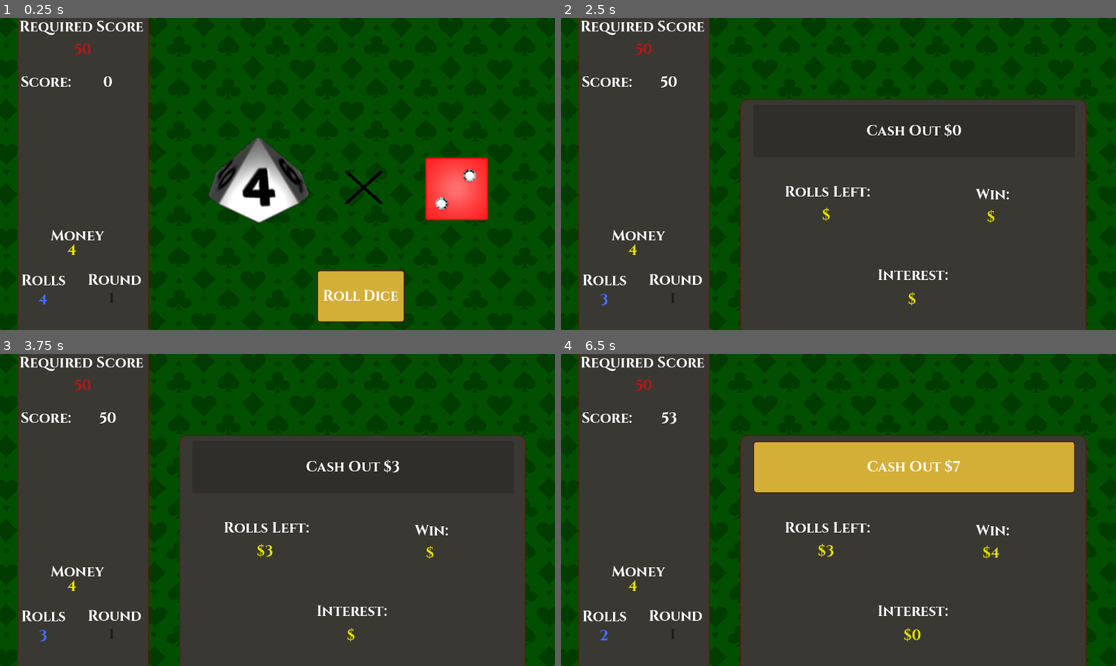
Above: before the commit, frames 1-4 (two rows, left to right).
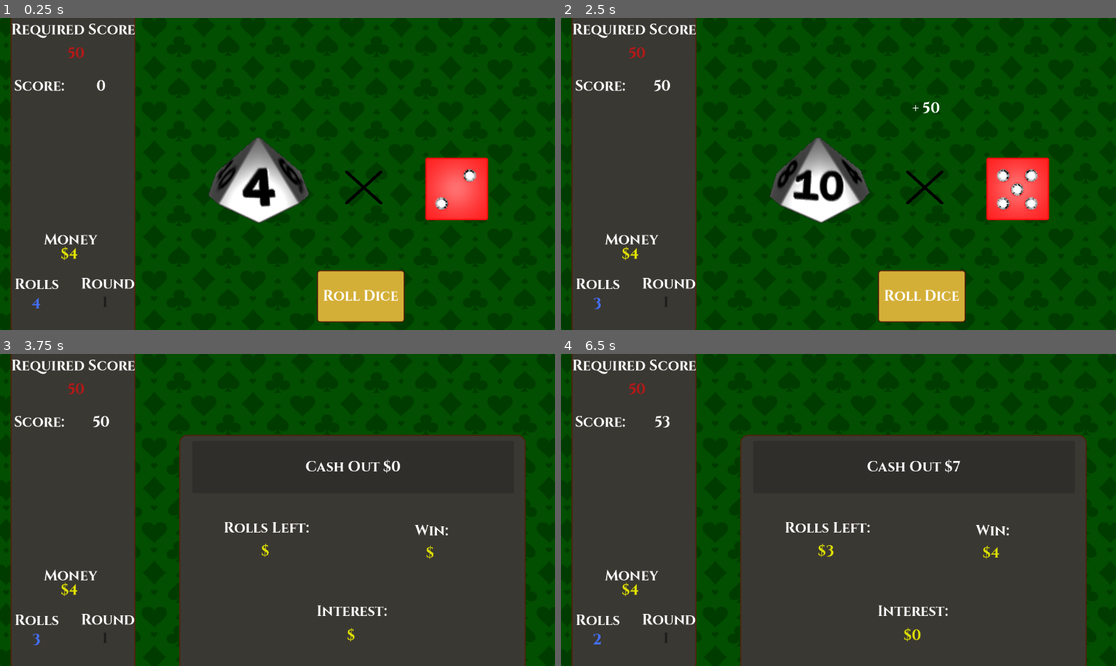
Above: after the commit, the same moments.

Repository: JacksonPearce21/Diceon
Game: Godot game, scene res://Scenes/main_game.tscn
The game is run twice, just before and just after one commit, with the same random seed, the same clock (stepped at 60 frames per second) and the same inputs.
Inputs (mouse positions are in pixels of both pictures, inside the frame that each line leads up to):
- Up to frame 1 (0.25 s): no input
- Up to frame 2 (2.5 s): click "Roll Dice" at 0.5 s
- Up to frame 3 (3.75 s): click (360, 631) at 2.75 s, where only the run before the commit has a clickable "Roll Dice"; click "Roll Dice" at 3.5 s
- Up to frame 4 (6.5 s): tap Enter at 4.25 s; tap Space at 5.75 s

The runs differ from the first frame. In frame 1, 5.6% of the frame differs, in the area x 1-27%, y 0-100%; in frame 2, 51%, in the area x 1-95%, y 0-100%; in frame 3, 6.0%; in frame 4, 15%.

Commit message:
Sidebar moved to new scene

Diff:
--- a/Scenes/eor_popup.tscn
+++ b/Scenes/eor_popup.tscn
@@ -3,24 +3,9 @@
 [ext_resource type="FontFile" uid="uid://wjtial1f50wv" path="res://Assets/Cinzel-Bold.ttf" id="1_2e1hu"]
 [ext_resource type="Script" uid="uid://cr1omxfymrqbh" path="res://Scripts/eor_popup.gd" id="1_dayh2"]
 [ext_resource type="StyleBox" uid="uid://25f06d3wx5kb" path="res://Assets/Button_style_box.tres" id="2_dayh2"]
+[ext_resource type="StyleBox" uid="uid://cd3gq3x358a4d" path="res://UI/MenuStyleBox.tres" id="2_fpj8r"]
 [ext_resource type="StyleBox" uid="uid://cn5k1t1mloygf" path="res://Assets/Button_style_pressed.tres" id="3_fpj8r"]
 [ext_resource type="StyleBox" uid="uid://bpxwbwsgjuesr" path="res://Assets/Button_style_hoverd.tres" id="4_ewfj4"]
-
-[sub_resource type="StyleBoxFlat" id="StyleBoxFlat_qqavu"]
-content_margin_left = 8.0
-content_margin_top = 8.0
-content_margin_right = 8.0
-content_margin_bottom = 8.0
-bg_color = Color(0.229034, 0.218601, 0.198045, 1)
-border_width_left = 2
-border_width_top = 2
-border_width_right = 2
-border_width_bottom = 2
-border_color = Color(0.328983, 0.121017, 0.0474698, 1)
-corner_radius_top_left = 16
-corner_radius_top_right = 16
-corner_radius_bottom_right = 16
-corner_radius_bottom_left = 16
 
 [node name="EOR_popup" type="Node2D"]
 script = ExtResource("1_dayh2")
@@ -30,7 +15,7 @@
 offset_top = 111.0
 offset_right = 912.0
 offset_bottom = 658.0
-theme_override_styles/panel = SubResource("StyleBoxFlat_qqavu")
+theme_override_styles/panel = ExtResource("2_fpj8r")
 
 [node name="Win_text" type="Label" parent="Pop-up"]
 layout_mode = 2
--- a/Scenes/main_game.tscn
+++ b/Scenes/main_game.tscn
@@ -4,28 +4,13 @@
 [ext_resource type="PackedScene" uid="uid://o01oo036vh67" path="res://Scenes/int_dice.tscn" id="1_pu3va"]
 [ext_resource type="PackedScene" uid="uid://bpixuutkjt0je" path="res://Scenes/mult_dice.tscn" id="2_0e3vx"]
 [ext_resource type="Texture2D" uid="uid://daxvji2c3lmw8" path="res://Assets/10081437.jpg" id="2_6j5ir"]
+[ext_resource type="PackedScene" uid="uid://dly6ums2vd1lr" path="res://Scenes/side_bar.tscn" id="3_0xqxu"]
 [ext_resource type="FontFile" uid="uid://wjtial1f50wv" path="res://Assets/Cinzel-Bold.ttf" id="4_18r40"]
 [ext_resource type="StyleBox" uid="uid://25f06d3wx5kb" path="res://Assets/Button_style_box.tres" id="5_6y7pd"]
 [ext_resource type="Texture2D" uid="uid://dkqgtce5dbq8m" path="res://Assets/Multiplication_Sign.svg.png" id="5_mgc0q"]
 [ext_resource type="StyleBox" uid="uid://cn5k1t1mloygf" path="res://Assets/Button_style_pressed.tres" id="6_73nn6"]
 [ext_resource type="StyleBox" uid="uid://bpxwbwsgjuesr" path="res://Assets/Button_style_hoverd.tres" id="7_r0mdn"]
 [ext_resource type="PackedScene" uid="uid://c5am5xdlwbbvv" path="res://Scenes/eor_popup.tscn" id="10_r0mdn"]
-
-[sub_resource type="StyleBoxFlat" id="StyleBoxFlat_mgc0q"]
-content_margin_left = 8.0
-content_margin_top = 8.0
-content_margin_right = 8.0
-content_margin_bottom = 8.0
-bg_color = Color(0.229034, 0.218601, 0.198045, 1)
-border_width_left = 2
-border_width_top = 2
-border_width_right = 2
-border_width_bottom = 2
-border_color = Color(0.328983, 0.121017, 0.0474698, 1)
-corner_radius_top_left = 16
-corner_radius_top_right = 16
-corner_radius_bottom_right = 16
-corner_radius_bottom_left = 16
 
 [node name="main_game" type="Node2D"]
 script = ExtResource("1_0e3vx")
@@ -38,139 +23,8 @@
 scale = Vector2(0.384333, 0.329)
 texture = ExtResource("2_6j5ir")
 
-[node name="Control" type="Control" parent="."]
-layout_mode = 3
-anchors_preset = 0
-offset_left = 42.0
-offset_top = 13.0
-offset_right = 256.0
-offset_bottom = 647.0
-
-[node name="SideBar" type="Panel" parent="Control"]
-layout_mode = 0
-offset_left = -6.0
-offset_top = -34.0
-offset_right = 267.0
-offset_bottom = 649.0
-theme_override_styles/panel = SubResource("StyleBoxFlat_mgc0q")
-
-[node name="Required_score_text" type="Label" parent="Control/SideBar"]
-layout_mode = 2
-offset_left = 4.0
-offset_top = 19.0
-offset_right = 262.0
-offset_bottom = 61.0
-theme_override_colors/font_color = Color(1, 1, 1, 1)
-theme_override_fonts/font = ExtResource("4_18r40")
-theme_override_font_sizes/font_size = 30
-text = "Required Score"
-horizontal_alignment = 1
-
-[node name="Required_score" type="Label" parent="Control/SideBar"]
-layout_mode = 2
-offset_left = 7.0
-offset_top = 66.0
-offset_right = 265.0
-offset_bottom = 108.0
-theme_override_colors/font_color = Color(0.713318, 0.0955569, 0.096511, 1)
-theme_override_fonts/font = ExtResource("4_18r40")
-theme_override_font_sizes/font_size = 30
-text = "50"
-horizontal_alignment = 1
-
-[node name="Score_text" type="Label" parent="Control/SideBar"]
-layout_mode = 2
-offset_left = 7.0
-offset_top = 134.0
-offset_right = 112.0
-offset_bottom = 176.0
-theme_override_colors/font_color = Color(1, 1, 1, 1)
-theme_override_fonts/font = ExtResource("4_18r40")
-theme_override_font_sizes/font_size = 30
-text = "Score:"
-horizontal_alignment = 1
-
-[node name="Score" type="Label" parent="Control/SideBar"]
-layout_mode = 2
-offset_left = 110.0
-offset_top = 134.0
-offset_right = 267.0
-offset_bottom = 176.0
-theme_override_colors/font_color = Color(1, 1, 1, 1)
-theme_override_fonts/font = ExtResource("4_18r40")
-theme_override_font_sizes/font_size = 30
-text = "1"
-horizontal_alignment = 1
-
-[node name="Money_text" type="Label" parent="Control/SideBar"]
-layout_mode = 0
-offset_left = 69.0
-offset_top = 453.0
-offset_right = 180.0
-offset_bottom = 495.0
-theme_override_colors/font_color = Color(1, 1, 1, 1)
-theme_override_fonts/font = ExtResource("4_18r40")
-theme_override_font_sizes/font_size = 30
-text = "Money"
-
-[node name="Money" type="Label" parent="Control/SideBar"]
-layout_mode = 0
-offset_left = 104.0
-offset_top = 483.0
-offset_right = 144.0
-offset_bottom = 525.0
-theme_override_colors/font_color = Color(0.874404, 0.882812, 3.85046e-07, 1)
-theme_override_fonts/font = ExtResource("4_18r40")
-theme_override_font_sizes/font_size = 30
-text = "$4"
-
-[node name="Rolls_text" type="Label" parent="Control/SideBar"]
-layout_mode = 2
-offset_left = 8.0
-offset_top = 546.0
-offset_right = 101.0
-offset_bottom = 588.0
-theme_override_colors/font_color = Color(1, 1, 1, 1)
-theme_override_fonts/font = ExtResource("4_18r40")
-theme_override_font_sizes/font_size = 30
-text = "Rolls"
-horizontal_alignment = 1
-
-[node name="Rolls" type="Label" parent="Control/SideBar"]
-layout_mode = 2
-offset_left = 37.0
-offset_top = 586.0
-offset_right = 70.0
-offset_bottom = 628.0
-theme_override_colors/font_color = Color(0.266667, 0.443137, 1, 1)
-theme_override_fonts/font = ExtResource("4_18r40")
-theme_override_font_sizes/font_size = 30
-text = "5"
-horizontal_alignment = 1
-
-[node name="Round_num_text" type="Label" parent="Control/SideBar"]
-layout_mode = 2
-offset_left = 110.0
-offset_top = 545.0
-offset_right = 294.0
-offset_bottom = 587.0
-theme_override_colors/font_color = Color(1, 1, 1, 1)
-theme_override_fonts/font = ExtResource("4_18r40")
-theme_override_font_sizes/font_size = 30
-text = "Round"
-horizontal_alignment = 1
-
-[node name="Round_num" type="Label" parent="Control/SideBar"]
-layout_mode = 2
-offset_left = 67.0
-offset_top = 583.0
-offset_right = 325.0
-offset_bottom = 625.0
-theme_override_colors/font_color = Color(0.109804, 0.109804, 0.109804, 1)
-theme_override_fonts/font = ExtResource("4_18r40")
-theme_override_font_sizes/font_size = 30
-text = "1"
-horizontal_alignment = 1
+[node name="SideBar" parent="." instance=ExtResource("3_0xqxu")]
+position = Vector2(20, 0)
 
 [node name="CanvasLayer" type="CanvasLayer" parent="."]
 offset = Vector2(0, 50)
--- /dev/null
+++ b/Scenes/shop.gd
@@ -0,0 +1,14 @@
+extends Node2D
+
+
+func _ready():
+	GlobalManager.shopping = true
+	pass
+
+
+
+
+func _on_next_round_pressed() -> void:
+	get_tree().change_scene_to_file("res://Scenes/main_game.tscn")
+	GlobalManager.shopping = false
+	GlobalManager.next_round()
--- /dev/null
+++ b/Scenes/shop.tscn
@@ -0,0 +1,56 @@
+[gd_scene load_steps=9 format=3 uid="uid://bwmlfrx8gkuic"]
+
+[ext_resource type="Texture2D" uid="uid://daxvji2c3lmw8" path="res://Assets/10081437.jpg" id="1_a0mxf"]
+[ext_resource type="Script" uid="uid://dh5p4q0e85c4f" path="res://Scenes/shop.gd" id="1_s8dlv"]
+[ext_resource type="StyleBox" uid="uid://cd3gq3x358a4d" path="res://UI/MenuStyleBox.tres" id="2_ymrm4"]
+[ext_resource type="FontFile" uid="uid://wjtial1f50wv" path="res://Assets/Cinzel-Bold.ttf" id="3_s8dlv"]
+[ext_resource type="StyleBox" uid="uid://25f06d3wx5kb" path="res://Assets/Button_style_box.tres" id="4_tyrku"]
+[ext_resource type="StyleBox" uid="uid://cn5k1t1mloygf" path="res://Assets/Button_style_pressed.tres" id="5_5xp22"]
+[ext_resource type="StyleBox" uid="uid://bpxwbwsgjuesr" path="res://Assets/Button_style_hoverd.tres" id="6_ow1eo"]
+[ext_resource type="PackedScene" uid="uid://dly6ums2vd1lr" path="res://Scenes/side_bar.tscn" id="7_k6pkm"]
+
+[node name="Shop" type="Node2D"]
+script = ExtResource("1_s8dlv")
+
+[node name="Backround" type="Sprite2D" parent="."]
+position = Vector2(576.5, 320)
+scale = Vector2(0.384333, 0.329)
+texture = ExtResource("1_a0mxf")
+
+[node name="shopping" type="Panel" parent="."]
+offset_left = 313.0
+offset_top = 150.0
+offset_right = 1139.0
+offset_bottom = 654.0
+theme_override_styles/panel = ExtResource("2_ymrm4")
+
+[node name="Next_round" type="Button" parent="shopping"]
+layout_mode = 0
+offset_left = 27.0
+offset_top = 22.0
+offset_right = 237.0
+offset_bottom = 130.0
+theme_override_colors/font_disabled_color = Color(1, 1, 1, 1)
+theme_override_colors/font_hover_pressed_color = Color(1, 1, 1, 1)
+theme_override_colors/font_hover_color = Color(1, 1, 1, 1)
+theme_override_colors/font_outline_color = Color(1, 1, 1, 1)
+theme_override_colors/font_color = Color(1, 1, 1, 1)
+theme_override_colors/font_focus_color = Color(1, 1, 1, 1)
+theme_override_colors/font_pressed_color = Color(1, 1, 1, 1)
+theme_override_fonts/font = ExtResource("3_s8dlv")
+theme_override_font_sizes/font_size = 30
+theme_override_styles/focus = ExtResource("4_tyrku")
+theme_override_styles/hover_pressed_mirrored = ExtResource("5_5xp22")
+theme_override_styles/hover_pressed = ExtResource("5_5xp22")
+theme_override_styles/hover_mirrored = ExtResource("6_ow1eo")
+theme_override_styles/hover = ExtResource("6_ow1eo")
+theme_override_styles/pressed_mirrored = ExtResource("5_5xp22")
+theme_override_styles/pressed = ExtResource("5_5xp22")
+theme_override_styles/normal_mirrored = ExtResource("4_tyrku")
+theme_override_styles/normal = ExtResource("4_tyrku")
+text = "Next Round"
+
+[node name="SideBar" parent="." instance=ExtResource("7_k6pkm")]
+position = Vector2(20, 0)
+
+[connection signal="pressed" from="shopping/Next_round" to="." method="_on_next_round_pressed"]
--- /dev/null
+++ b/Scenes/side_bar.tscn
@@ -0,0 +1,131 @@
+[gd_scene load_steps=3 format=3 uid="uid://dly6ums2vd1lr"]
+
+[ext_resource type="FontFile" uid="uid://wjtial1f50wv" path="res://Assets/Cinzel-Bold.ttf" id="1_3mm4w"]
+[ext_resource type="StyleBox" uid="uid://cd3gq3x358a4d" path="res://UI/MenuStyleBox.tres" id="1_4fv1s"]
+
+[node name="SideBar" type="Node2D"]
+
+[node name="SideBar" type="Panel" parent="."]
+offset_left = 2.0
+offset_top = -13.0
+offset_right = 261.0
+offset_bottom = 660.0
+theme_override_styles/panel = ExtResource("1_4fv1s")
+
+[node name="Required_score_text" type="Label" parent="SideBar"]
+layout_mode = 2
+offset_left = 1.0
+offset_top = 17.0
+offset_right = 259.0
+offset_bottom = 59.0
+theme_override_colors/font_color = Color(1, 1, 1, 1)
+theme_override_fonts/font = ExtResource("1_3mm4w")
+theme_override_font_sizes/font_size = 30
+text = "Required Score"
+horizontal_alignment = 1
+
+[node name="Required_score" type="Label" parent="SideBar"]
+layout_mode = 2
+offset_left = 7.0
+offset_top = 66.0
+offset_right = 265.0
+offset_bottom = 108.0
+theme_override_colors/font_color = Color(0.713318, 0.0955569, 0.096511, 1)
+theme_override_fonts/font = ExtResource("1_3mm4w")
+theme_override_font_sizes/font_size = 30
+text = "50"
+horizontal_alignment = 1
+
+[node name="Score_text" type="Label" parent="SideBar"]
+layout_mode = 2
+offset_left = 7.0
+offset_top = 134.0
+offset_right = 112.0
+offset_bottom = 176.0
+theme_override_colors/font_color = Color(1, 1, 1, 1)
+theme_override_fonts/font = ExtResource("1_3mm4w")
+theme_override_font_sizes/font_size = 30
+text = "Score:"
+horizontal_alignment = 1
+
+[node name="Score" type="Label" parent="SideBar"]
+layout_mode = 2
+offset_left = 110.0
+offset_top = 134.0
+offset_right = 267.0
+offset_bottom = 176.0
+theme_override_colors/font_color = Color(1, 1, 1, 1)
+theme_override_fonts/font = ExtResource("1_3mm4w")
+theme_override_font_sizes/font_size = 30
+text = "0"
+horizontal_alignment = 1
+
+[node name="Money_text" type="Label" parent="SideBar"]
+layout_mode = 0
+offset_left = 69.0
+offset_top = 453.0
+offset_right = 180.0
+offset_bottom = 495.0
+theme_override_colors/font_color = Color(1, 1, 1, 1)
+theme_override_fonts/font = ExtResource("1_3mm4w")
+theme_override_font_sizes/font_size = 30
+text = "Money"
+
+[node name="Money" type="Label" parent="SideBar"]
+layout_mode = 0
+offset_left = 104.0
+offset_top = 483.0
+offset_right = 144.0
+offset_bottom = 525.0
+theme_override_colors/font_color = Color(0.874404, 0.882812, 3.85046e-07, 1)
+theme_override_fonts/font = ExtResource("1_3mm4w")
+theme_override_font_sizes/font_size = 30
+text = "$4"
+
+[node name="Rolls_text" type="Label" parent="SideBar"]
+layout_mode = 2
+offset_left = 8.0
+offset_top = 546.0
+offset_right = 101.0
+offset_bottom = 588.0
+theme_override_colors/font_color = Color(1, 1, 1, 1)
+theme_override_fonts/font = ExtResource("1_3mm4w")
+theme_override_font_sizes/font_size = 30
+text = "Rolls"
+horizontal_alignment = 1
+
+[node name="Rolls" type="Label" parent="SideBar"]
+layout_mode = 2
+offset_left = 37.0
+offset_top = 586.0
+offset_right = 70.0
+offset_bottom = 628.0
+theme_override_colors/font_color = Color(0.266667, 0.443137, 1, 1)
+theme_override_fonts/font = ExtResource("1_3mm4w")
+theme_override_font_sizes/font_size = 30
+text = "4"
+horizontal_alignment = 1
+
+[node name="Round_num_text" type="Label" parent="SideBar"]
+layout_mode = 2
+offset_left = 110.0
+offset_top = 545.0
+offset_right = 294.0
+offset_bottom = 587.0
+theme_override_colors/font_color = Color(1, 1, 1, 1)
+theme_override_fonts/font = ExtResource("1_3mm4w")
+theme_override_font_sizes/font_size = 30
+text = "Round"
+horizontal_alignment = 1
+
+[node name="Round_num" type="Label" parent="SideBar"]
+layout_mode = 2
+offset_left = 67.0
+offset_top = 583.0
+offset_right = 325.0
+offset_bottom = 625.0
+theme_override_colors/font_color = Color(0.109804, 0.109804, 0.109804, 1)
+theme_override_fonts/font = ExtResource("1_3mm4w")
+theme_override_font_sizes/font_size = 30
+text = "1"
+horizontal_alignment = 1
--- a/Scripts/Global_manager.gd
+++ b/Scripts/Global_manager.gd
@@ -8,12 +8,12 @@
 var interest_value = 0
 var win_money = 4
 var round_status = false
-
+var shopping = false
 
 func next_round():
 	interest = 0
 	dice_rolls = 4
-	score_needed = 2
+	score_needed = int(50 + (score_needed * 0.5))
 
 func decrease_roll():
 	dice_rolls -= 1
--- a/Scripts/eor_popup.gd
+++ b/Scripts/eor_popup.gd
@@ -47,9 +47,9 @@
 	win_money.text = "$"
 	rolls_remaining.text =  "$"
 	money_made = 0
+	cash_out_btn.disabled = true
 
 func _on_cash_out_pressed() -> void:
 	update_money()
-	money_made = 0
 	reset_labels()
-	GlobalManager.next_round()
+	get_tree().change_scene_to_file("res://Scenes/shop.tscn")
--- a/Scripts/main_game.gd
+++ b/Scripts/main_game.gd
@@ -3,12 +3,12 @@
 @onready var int_dice = $CanvasLayer/SubViewportContainer/IntViewport/interger_die
 @onready var mult_dice = $CanvasLayer/SubViewportContainer2/MultViewport/multiplier_die
 @onready var added_score_label = $CanvasLayer/Added_score
-@onready var score_label = $Control/SideBar/Score
-@onready var rolls_label = $Control/SideBar/Rolls
-@onready var required_score_label = $Control/SideBar/Required_score
-@onready var round_num_label = $Control/SideBar/Round_num
+@onready var score_label = $SideBar/SideBar/Score
+@onready var rolls_label = $SideBar/SideBar/Rolls
+@onready var required_score_label = $SideBar/SideBar/Required_score
+@onready var round_num_label = $SideBar/SideBar/Round_num
 @onready var EOR_popup = $CanvasLayer/EOR_popup
-@onready var money_label = $Control/SideBar/Money
+@onready var money_label = $SideBar/SideBar/Money
 var round_score = 0
 
 func _ready():
@@ -26,8 +26,7 @@
 	rolls_label.text = str(GlobalManager.dice_rolls)
 	required_score_label.text = str(GlobalManager.score_needed)
 	score_label.text = str(round_score)
-	money_label.text = str(GlobalManager.money)
-
+	money_label.text = "$" + str(GlobalManager.money)
 
 func roll_all_dice():
 	GlobalManager.decrease_roll()
@@ -36,10 +35,9 @@
 	mult_dice.roll()
 	await get_tree().create_timer(1.9).timeout
 	calculate_score()
+	await get_tree().create_timer(0.5).timeout
 	check_game_status()
 	$"CanvasLayer/Roll Dice".disabled = false
-
-
 
 func calculate_score():
 	var base = int_dice.current_face_value
@@ -71,7 +69,3 @@
 func _on_button_pressed():
 	$"CanvasLayer/Roll Dice".disabled = true
 	roll_all_dice()
-
-
-func _on_cash_out_pressed() -> void:
-	start_round()
--- /dev/null
+++ b/UI/MenuStyleBox.tres
@@ -0,0 +1,17 @@
+[gd_resource type="StyleBoxFlat" format=3 uid="uid://cd3gq3x358a4d"]
+
+[resource]
+content_margin_left = 8.0
+content_margin_top = 8.0
+content_margin_right = 8.0
+content_margin_bottom = 8.0
+bg_color = Color(0.229034, 0.218601, 0.198045, 1)
+border_width_left = 2
+border_width_top = 2
+border_width_right = 2
+border_width_bottom = 2
+border_color = Color(0.328983, 0.121017, 0.0474698, 1)
+corner_radius_top_left = 16
+corner_radius_top_right = 16
+corner_radius_bottom_right = 16
+corner_radius_bottom_left = 16
Not shown, added: Scenes/shop.gd.uid
